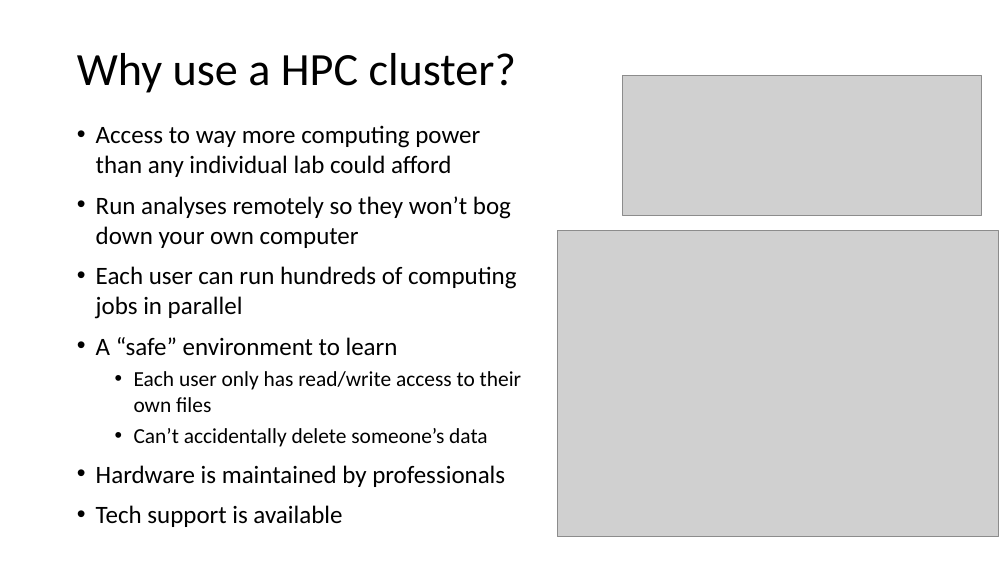
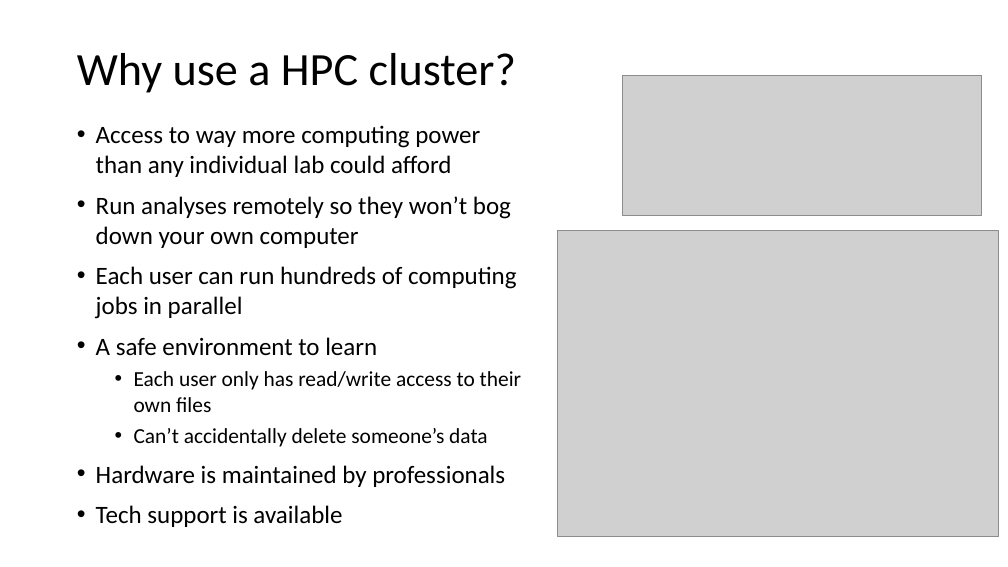
Before and after one commit to SmithsonianWorkshops/MitoPilot_workshop_2025, a slide deck: slide 3 of pdfs/Hydra_HPC_intro.pptx. Drawn at 1008x567 pixels with LibreOffice and Linux fonts; fonts in the diff are those of the drawing; grey boxes stand for pictures. Boxes give left, top, right and bottom in pixels: in the first picture for what was removed or moved away, otherwise in the second. Text is boxed around its words. In the diff, an @@ line names an element or a change of style, - is before the commit and + after.

```diff
--- a/pdfs/Hydra_HPC_intro.pptx
+++ b/pdfs/Hydra_HPC_intro.pptx
@@ text at box(96, 337, 377, 356): text changed @@
-• A “safe” environment to learn
+• A safe environment to learn
```
Also in this commit, not shown: 1 other slide changed, 50 other files.
